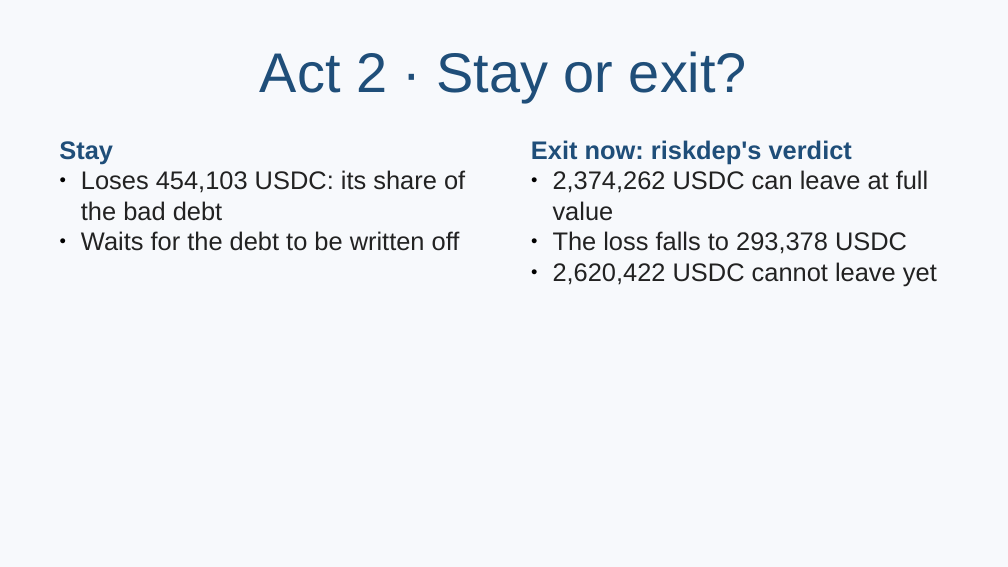
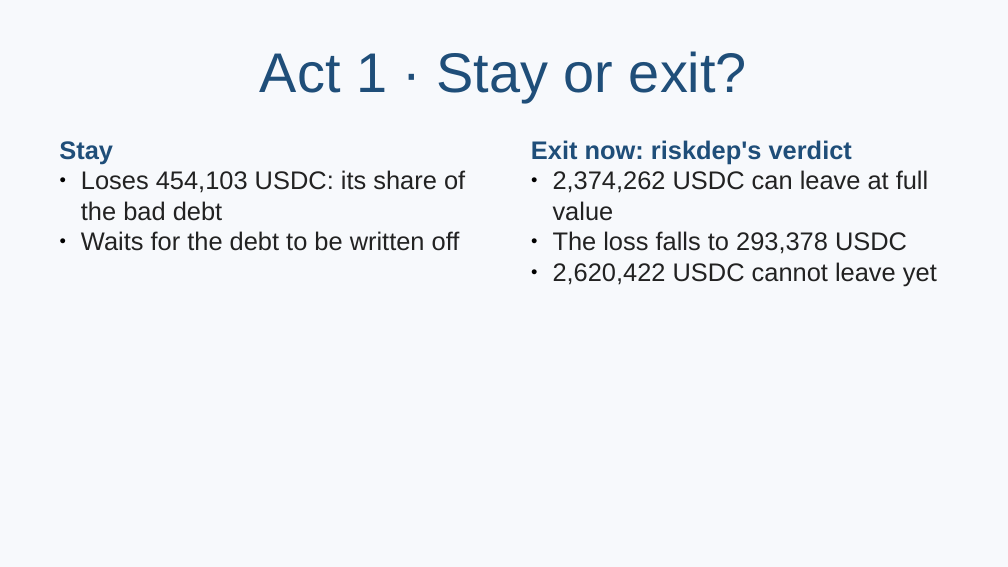
Before and after one commit to rya-sge/defi-monitoring, a slide deck: slide 8 of presentation/rock-demo.pptx (slide 9 before the commit). Drawn at 1008x567 pixels with LibreOffice and Linux fonts; fonts in the diff are those of the drawing. Boxes give left, top, right and bottom in pixels: in the first picture for what was removed or moved away, otherwise in the second. Text is boxed around its words. In the diff, an @@ line names an element or a change of style, - is before the commit and + after.

```diff
--- a/presentation/rock-demo.pptx
+++ b/presentation/rock-demo.pptx
@@ title at [260,51,747,102]: text changed @@
-Act 2 · Stay or exit?
+Act 1 · Stay or exit?
```
Also in this commit, not shown: 5 other slides changed, 1 slide removed, 5 other files.
